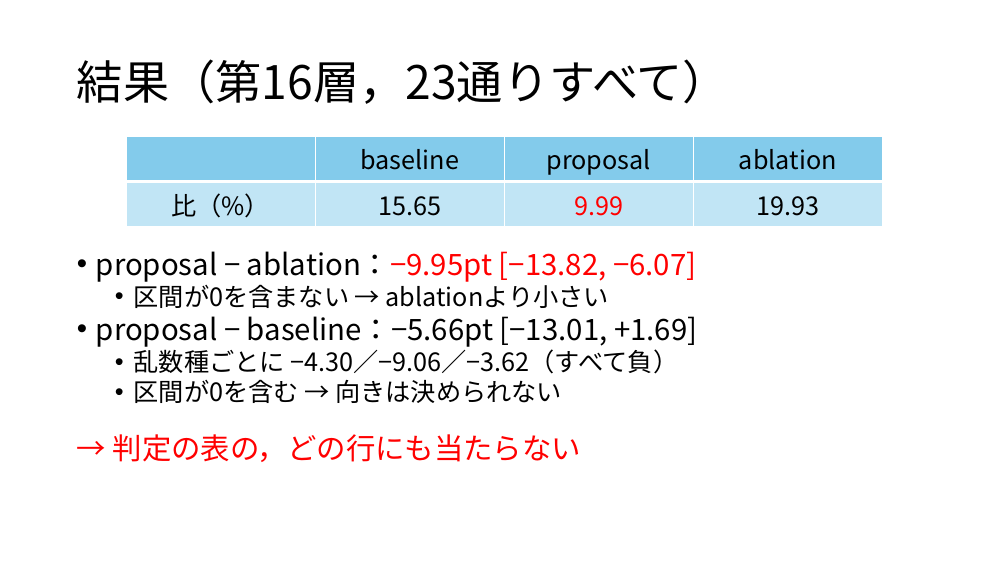
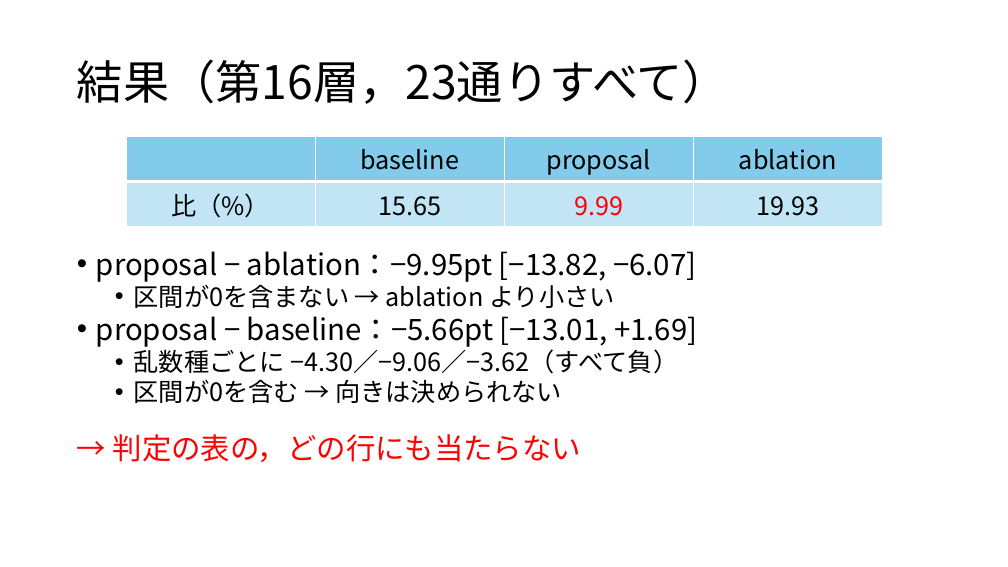
Before and after one commit to tomoking2004/cotar, a slide deck: slide 9 of presentations/20261030_進捗報告.pptx. Drawn at 1008x567 pixels with LibreOffice and Linux fonts; fonts in the diff are those of the drawing. Boxes give left, top, right and bottom in pixels: in the first picture for what was removed or moved away, otherwise in the second. Text is boxed around its words. In the diff, an @@ line names an element or a change of style, - is before the commit and + after.

```diff
--- a/presentations/20261030_進捗報告.pptx
+++ b/presentations/20261030_進捗報告.pptx
@@ text at (x1=96, y1=251, x2=696, y2=282): text colour #FF0000 to #000000 in "ablation：−9.95pt [−13.82, −6.07]" @@
@@ text at (x1=134, y1=280, x2=614, y2=308): spaces changed @@
-  • 区間が0を含まない → ablationより小さい
+  • 区間が0を含まない → ablation より小さい
```
Also in this commit, not shown: 14 other slides changed, 1 other file.
